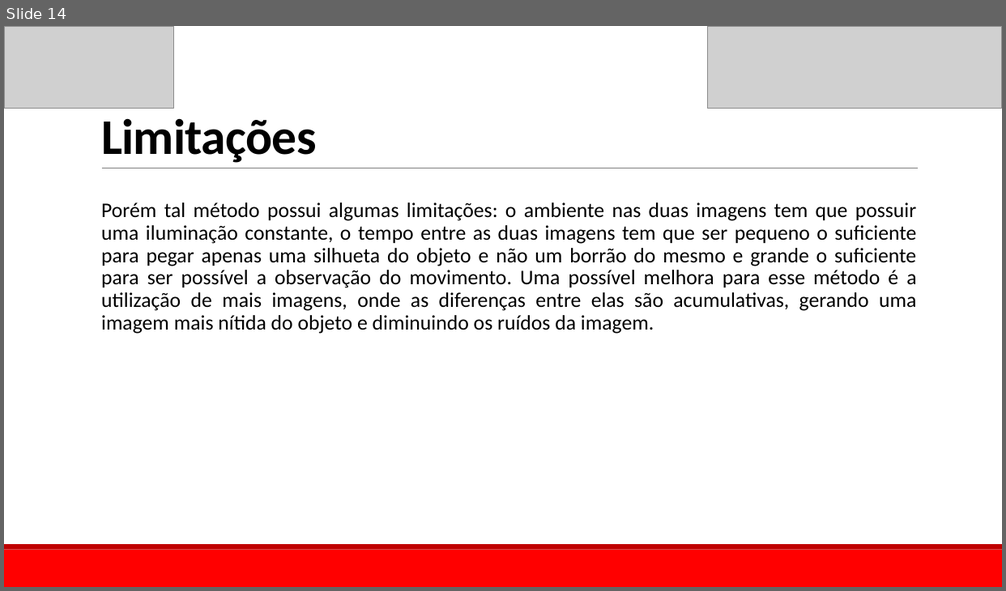
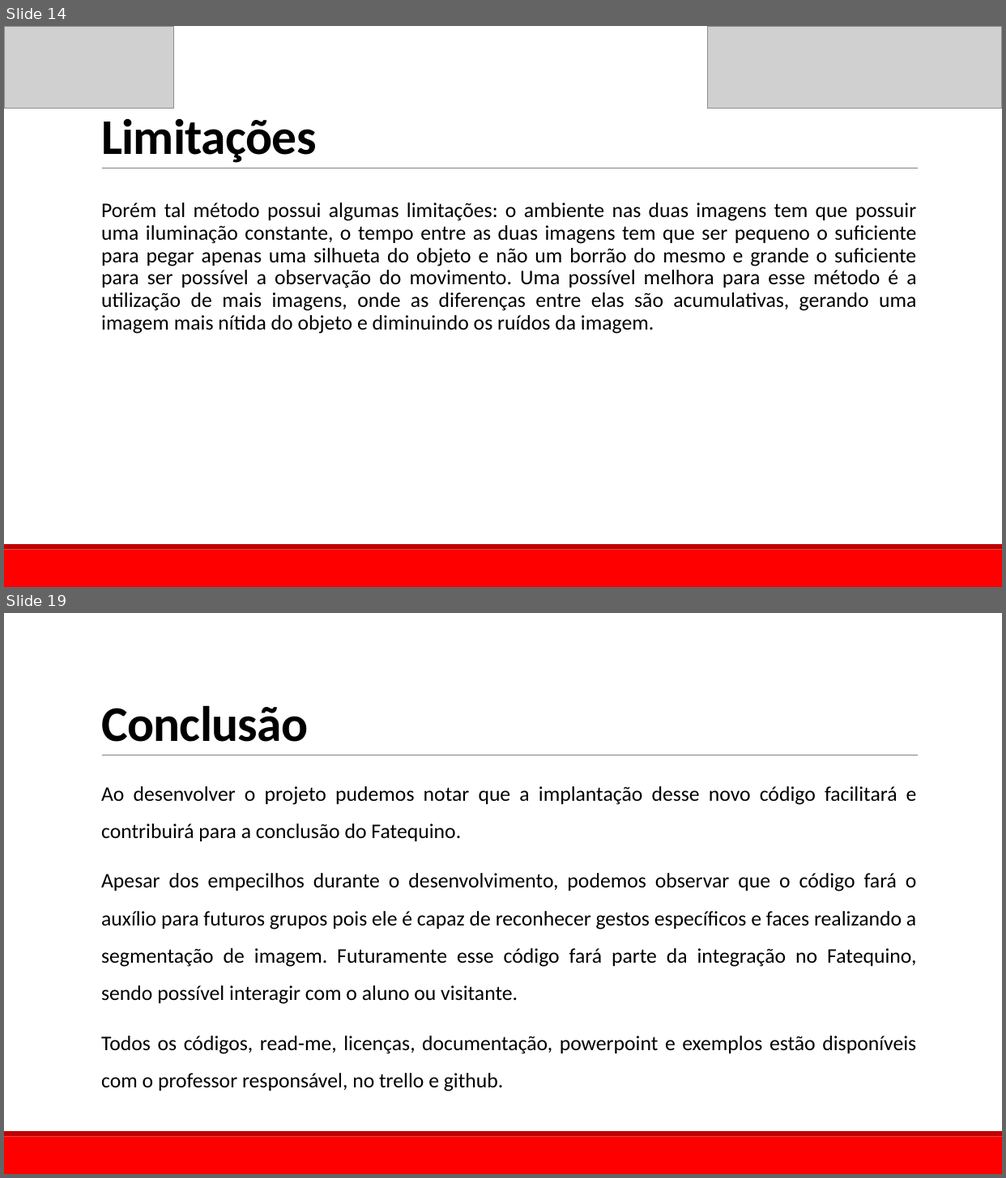
Before and after one commit to Fatequino/Fatequino, a slide deck: Visão/Documentação/Projeto_Fatequino_-_Visão.pptx. Shown one above the other, each under a label of ours: slide 14 before the commit, slides 14 and 19 after it; the slides between them are not shown. The pictures are 1006x591 and 1006x1178 pixels, drawn with LibreOffice and Linux fonts; fonts in the diff are those of the drawing; grey boxes stand for pictures. Boxes give left, top, right and bottom in pixels: in the first picture for what was removed or moved away, otherwise in the second. Text is boxed around its words. In the diff, an @@ line names an element or a change of style, - is before the commit and + after.

```diff
--- a/Visão/Documentação/Projeto_Fatequino_-_Visão.pptx
+++ b/Visão/Documentação/Projeto_Fatequino_-_Visão.pptx
@@ slide 19 added at <box>4,613,1002,1174</box>, background #FFFFFF; not listed: 3 template elements that a slide beside it also shows @@
@@ title added at <box>101,705,308,742</box>, 48 pt, text #000000, bold @@
+Conclusão
@@ text added at <box>101,786,917,1092</box>, 20 pt, text #000000 @@
+  Ao desenvolver o projeto pudemos notar que a implantação desse novo código facilitará e contribuirá para a conclusão do Fatequino.
+  Apesar dos empecilhos durante o desenvolvimento, podemos observar que o código fará o auxílio para futuros grupos pois ele é capaz de reconhecer gestos específicos e faces realizando a segmentação de imagem. Futuramente esse código fará parte da integração no Fatequino, sendo possível interagir com o aluno ou visitante.
+  Todos os códigos, read-me, licenças, documentação, powerpoint e exemplos estão disponíveis com o professor responsável, no trello e github.
```
Also in this commit, not shown: 6 slides changed, 4 other slides added, 1 slide removed, 5 other files.
